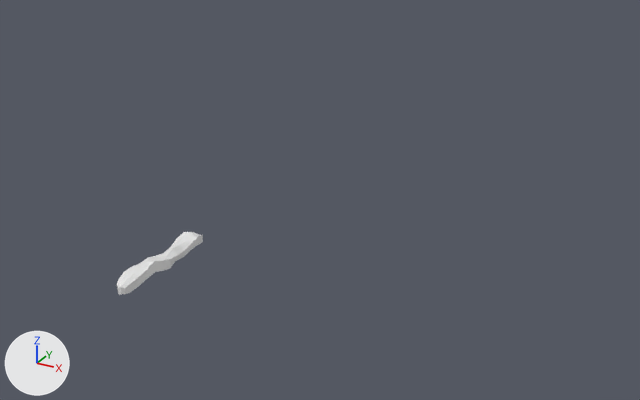
One commit to the FBX model FoodTruckVR/Assets/Meshes/FT_Taco_Meat_L1.fbx: the scene before it, then after it.
One viewpoint serves both versions: a camera (50 mm lens) standing at (4.54, -5.4, 3.7) and looking at (1.03, 0.98, 0.51). Lighting does not change. The marker at lower left points along +X, +Y and +Z. Where no turn or scale is listed for an object, it has been applied to the vertices.
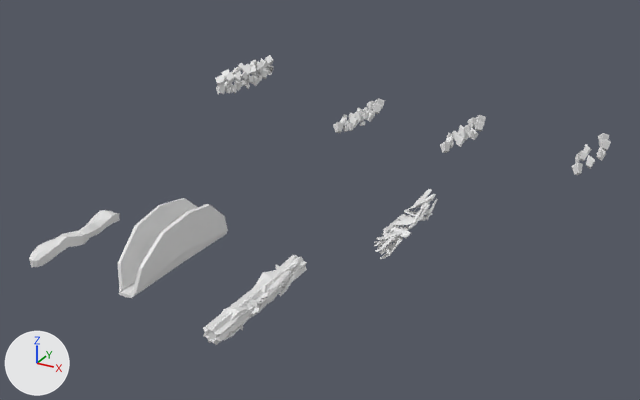
The newer file is also turned or shifted as a whole; pictures and numbers use the older file's frame.

What differs and where, as boxes (x1, y1, x2, y2) in the pictures (640 x 400 px):
'Circle.002', added
    after: (118, 198, 228, 298)
'Cube.025', reshaped, moved, rescaled (8% shorter)
    before: (117, 232, 203, 295)
    after: (29, 210, 120, 268)
'Cylinder.001', added
    after: (203, 256, 307, 345)
'Cube.037', added
    after: (374, 189, 438, 259)
'Cube.034', added
    after: (215, 55, 274, 94)
'Cube.028', added
    after: (333, 99, 385, 133)
'Cube.019', added
    after: (440, 115, 486, 153)
'Cube.035', added
    after: (572, 133, 611, 175)
'Cube.031', added
    after: (224, 255, 300, 340)
'Cube.017', added
    after: (222, 270, 293, 321)
'Cube.026', added
    after: (234, 273, 293, 325)
'Icosphere.000', added
    after: (236, 264, 280, 331)
'Cube.030', added
    after: (238, 269, 296, 310)
'Cube.018', added
    after: (247, 270, 294, 320)
part 1 of me_cube_081, deleted
    before: (117, 232, 203, 295)
part 2 of me_cube_081, added
    after: (29, 210, 120, 268)

What changed in the scene script:
```text
Change me_cube_081:
    used by ob_cube_025; location = (0.0, 0.0, 0.0); rotation_euler = (0.0, 0.0, -3.142), in degrees (0, 0, -180); scale = (-0.0743, -0.533, -0.185)
    remove me_cube_081.from_pydata(...)  # 86 vertices, 72 faces; spans x -1.11..1.1, y -1.07..1.04, z -1.06..-0.11
    add me_cube_081.from_pydata(...)  # 86 vertices, 72 faces; spans x -0.08..0.08, y -0.55..0.57, z 0.02..0.2
    me_cube_081 part 1: the whole mesh is rebuilt
    me_cube_081 part 2
    68 vertices are added at x -0.08..0.08, y -0.55..0.57, z 0.03..0.2
    8 new vertices lie (0.05, 0.0, -0.01) away from vertices in x -0.08..0.03, y -0.31..0.41, z 0.12..0.2
    5 new vertices lie (0.04, 0.0, -0.01) away from vertices in x -0.06..0.02, y -0.51..0.57, z 0.03..0.14
    5 new vertices lie (0.01, 0.0, -0.09) away from vertices in x -0.08..-0.06, y -0.51..0.51, z 0.12..0.16
    72 new faces join them
Change ob_cube_025:
    ob_cube_025.location: (0.0, 0.0, 0.0) -> (-0.989, 0.0, 0.0)
    ob_cube_025.scale: (-0.0743, -0.533, -0.185) -> (1.0, 1.0, 1.0)
Add ob_cube_027:
    ob_cube_027 = bpy.data.objects.new('Cube.027', me_cube_083)  # 274 vertices, 147 faces; spans x -0.095..0.098, y -0.588..0.587, z -0.068..0.047
    ob_cube_027.location = (0.989, 0.0, 0.0)
Add ob_cube_017:
    ob_cube_017 = bpy.data.objects.new('Cube.017', me_cube_073)  # 86 vertices, 72 faces; spans x -0.079..0.08, y -0.536..0.55, z -0.108..0.116
    ob_cube_017.location = (0.989, 0.0, 0.0)
Add ob_cube_031:
    ob_cube_031 = bpy.data.objects.new('Cube.031', me_cube_087)  # 548 vertices, 294 faces; spans x -0.133..0.151, y -0.649..0.653, z -0.111..0.116
    ob_cube_031.location = (0.989, 0.0, 0.0)
Add ob_cube_026:
    ob_cube_026 = bpy.data.objects.new('Cube.026', me_cube_082)  # 86 vertices, 72 faces; spans x -0.09..0.091, y -0.554..0.569, z -0.065..0.07
    ob_cube_026.location = (0.989, 0.0, 0.0)
Add ob_cube_019:
    ob_cube_019 = bpy.data.objects.new('Cube.019', me_cube_075)  # 180 vertices, 135 faces; spans x -0.1..0.117, y -0.504..0.506, z -0.074..0.075
    ob_cube_019.location = (1.875, 2.303, 0.875)
Add ob_circle_002:
    ob_circle_002 = bpy.data.objects.new('Circle.002', me_circle_002)  # 54 vertices, 52 faces; spans x -0.159..0.162, y -0.662..0.68, z 0.0..0.496
    ob_circle_002.location = (0.269, -0.143, 0.204)
Add ob_cube_018:
    ob_cube_018 = bpy.data.objects.new('Cube.018', me_cube_074)  # 274 vertices, 147 faces; spans x -0.1..0.104, y -0.621..0.62, z -0.072..0.05
    ob_cube_018.location = (0.989, 0.0, 0.0)
Add ob_cube_035:
    ob_cube_035 = bpy.data.objects.new('Cube.035', me_cube_089)  # 108 vertices, 81 faces; spans x -0.108..0.108, y -0.489..0.522, z -0.076..0.071
    ob_cube_035.location = (3.078, 2.32, 0.882)
Add ob_cube_030:
    ob_cube_030 = bpy.data.objects.new('Cube.030', me_cube_086)  # 218 vertices, 116 faces; spans x -0.107..0.116, y -0.61..0.658, z -0.08..0.055
    ob_cube_030.location = (0.989, 0.0, 0.0)
Add ob_cube_028:
    ob_cube_028 = bpy.data.objects.new('Cube.028', me_cube_084)  # 384 vertices, 320 faces; spans x -0.111..0.106, y -0.467..0.543, z -0.073..0.084
    ob_cube_028.location = (0.765, 2.297, 0.86)
Add ob_icosphere_000:
    ob_icosphere_000 = bpy.data.objects.new('Icosphere.000', me_icosphere_021)  # 112 vertices, 84 faces; spans x -0.133..0.114, y -0.475..0.442, z -0.136..0.118
    ob_icosphere_000.location = (0.989, 0.0, 0.0)
Add ob_cube_029:
    ob_cube_029 = bpy.data.objects.new('Cube.029', me_cube_085)  # 218 vertices, 116 faces; spans x -0.091..0.1, y -0.522..0.563, z -0.068..0.047
    ob_cube_029.location = (0.989, 0.0, 0.0)
Add ob_cube_037:
    ob_cube_037 = bpy.data.objects.new('Cube.037', me_cube_091)  # 486 vertices, 243 faces; spans x -0.133..0.15, y -0.64..0.662, z -0.115..0.111
    ob_cube_037.location = (1.715, 1.333, 0.288)
Add ob_cylinder_001:
    ob_cylinder_001 = bpy.data.objects.new('Cylinder.001', me_cylinder_002)  # 96 vertices, 82 faces; spans x -0.085..0.085, y -0.683..0.683, z -0.085..0.085
    ob_cylinder_001.location = (0.989, 0.0, 0.0)
Add ob_cube_034:
    ob_cube_034 = bpy.data.objects.new('Cube.034', me_cube_088)  # 555 vertices, 349 faces; spans x -0.12..0.114, y -0.512..0.516, z -0.12..0.127
    ob_cube_034.location = (-0.532, 2.206, 1.135)
```
